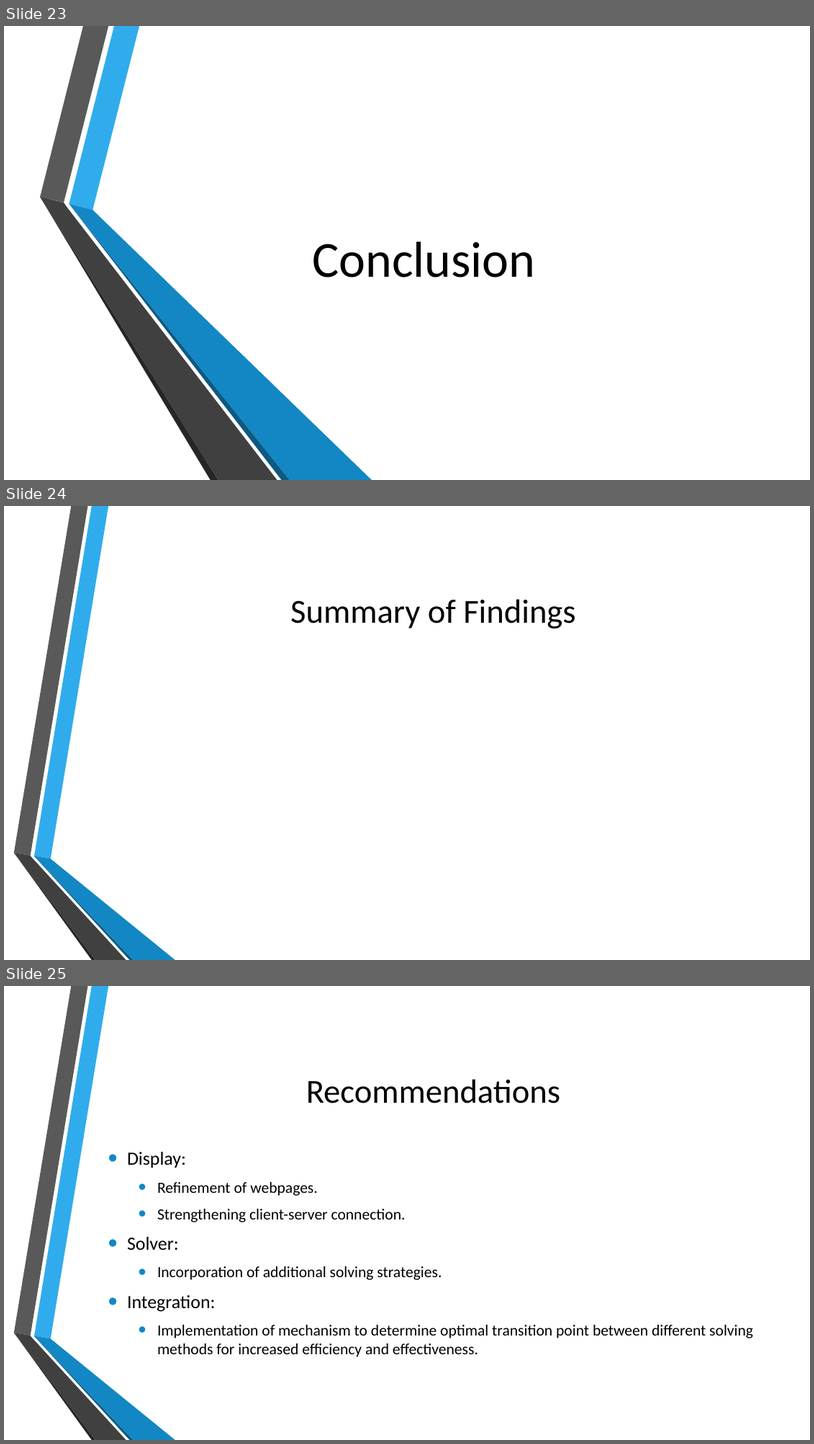
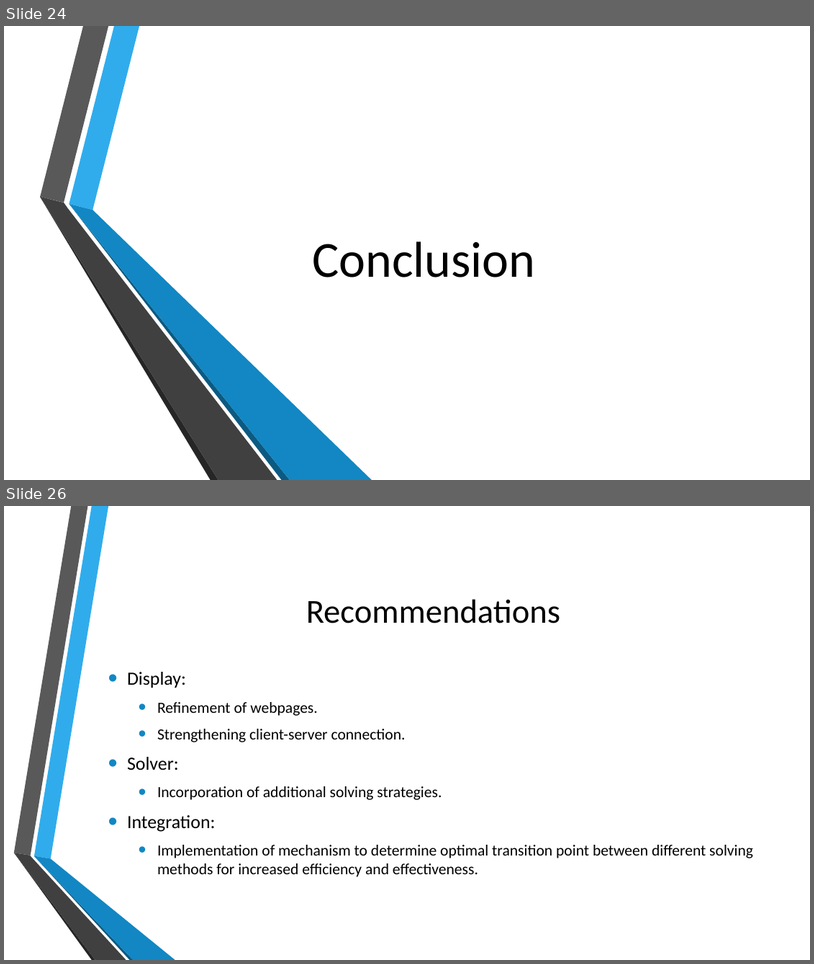
Before and after one commit to BionicScout/LTU-AI-Group_Project, a slide deck: AI TermProject Presentation.pptx. Shown one above the other, each under a label of ours: slides 23, 24 and 25 before the commit, slides 24 and 26 after it; the slides between them are not shown. The pictures are 814x1444 and 814x964 pixels, drawn with LibreOffice and Linux fonts; fonts in the diff are those of the drawing; background and template pictures are left out. Boxes give left, top, right and bottom in pixels: in the first picture for what was removed or moved away, otherwise in the second. Text is boxed around its words. In the diff, an @@ line names an element or a change of style, - is before the commit and + after.

```diff
--- a/AI TermProject Presentation.pptx
+++ b/AI TermProject Presentation.pptx
@@ slide 24 removed at <box>4,506,810,960</box>, background picture (left out); not listed: 6 template elements that a slide beside it also shows @@
@@ title removed at <box>291,599,576,628</box> @@
-Summary of Findings
@@ what was slide 23 is now slide 24 @@
@@ what was slide 25 is now slide 26 @@
```
Also in this commit, not shown: 1 slide changed, 2 slides added, 3 other files.
